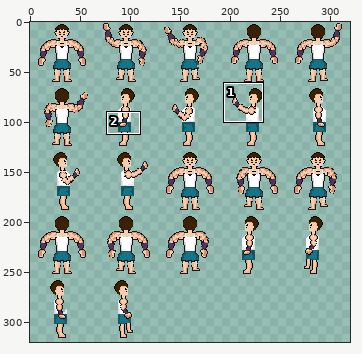
File history of a sprite sheet, source/core/assets/images/Enemies/gym_bro_sprite_sheet.png. The picture above shows the old version from afar; the outline marks the close-up.
Close-up. Before:
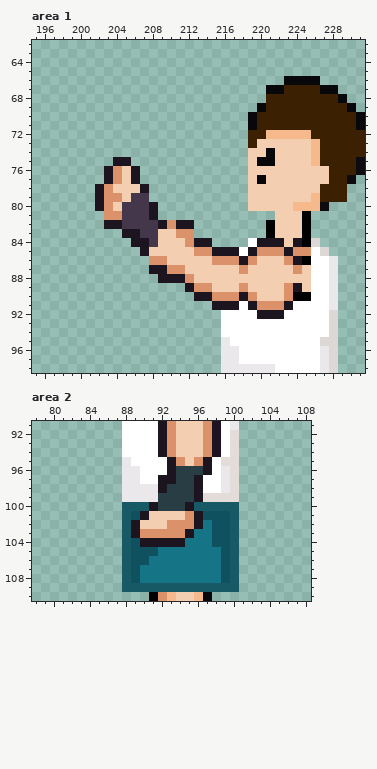
The file is 320x320 pixels. Colours within 5 levels of each other are drawn and written as one. Shown: area 1: x 195..231, y 62..98; area 2: x 78..108, y 91..110. The commit also changed other parts of the picture, which this record leaves out.
The same view after the edit:
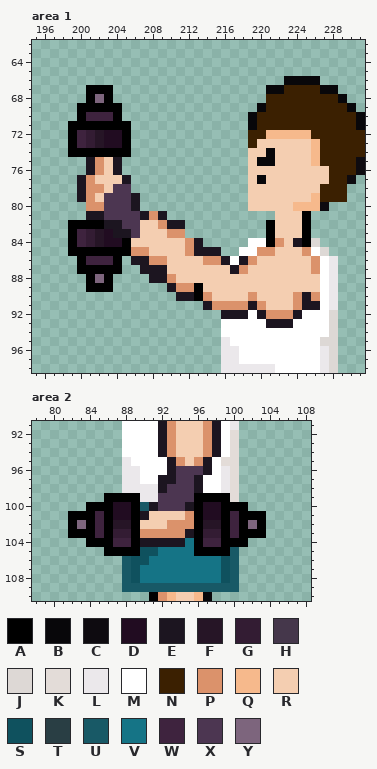
Palette (. is transparent): A #000000  B #08070a  C #0e0b10  D #210c21  E #1c1520  F #261526  G #331c33  H #45374b  J #ddd8d5  K #e3dcd8  L #ebe8eb  M #ffffff  N #3b2001  P #db926b  Q #f6b98c  R #f4ceb1  S #0f515e  T #293e44  U #185966  V #157486  W #3e233e  X #4c3651  Y #7d657d
The exact change:
Changed rows in their new state; - is an unchanged pixel.
Area 1:
first column x 199:
67 --AAA-----------------------
68 --AYA-----------------------
69 -AAAAA----------------------
70 -AWWWA----------------------
71 AAAAAAA---------------------
72 AWGFDDA---------------------
73 AWGFDDA---------------------
74 AAAAAAA---------------------
75 --EPR-.---------------------
76 --EPRE..--------------------
77 -EPRRRE.--------------------
78 -EPPRXX..-------------------
79 -EPRXXXE.-------------------
80 --PPXXXE..------------------
81 --EEXXXXEPE-----------------
82 AAAA--XXRRPE-.--------------
83 AWGFDE-XRR-P-.--------------
84 AWGFDDARRR-----.-----MAP----
85 AAAAAAAPP----PEE-..-M--RRR--
86 -AWWWA-EE------P-EM-----RRRP
87 -AAAAA--E--RR-----E------R-P
88 --AYA----E-PRR-------------R
89 --AAA------EPPAR---R----RR-R
90 ------------EEAPRRRR----RPEP
91 ---------------EPPPP--RRRPEE
92 -----------------EEE--PPPE--
93 ----------------------EEE---
Area 2:
first column x 82:
 96 ------------XXX-------
 97 ------------XX--------
 98 -----------XXX--------
 99 ----AAAA--XXXXAAAA----
100 --AAADDA--XXX-ADDAAA--
101 AAAWADDA------ADDAWAAA
102 AYAWAFFA------AFFAWAYA
103 AAAWAGGA------AGGAWAAA
104 --AAAWWA------AWWAAA--
105 ----AAAA------AAAA----
Pixel boxes of the changes (left, top, right, bottom) in both close-ups:
changed: (68, 85, 320, 328)
changed: (68, 466, 266, 556)
